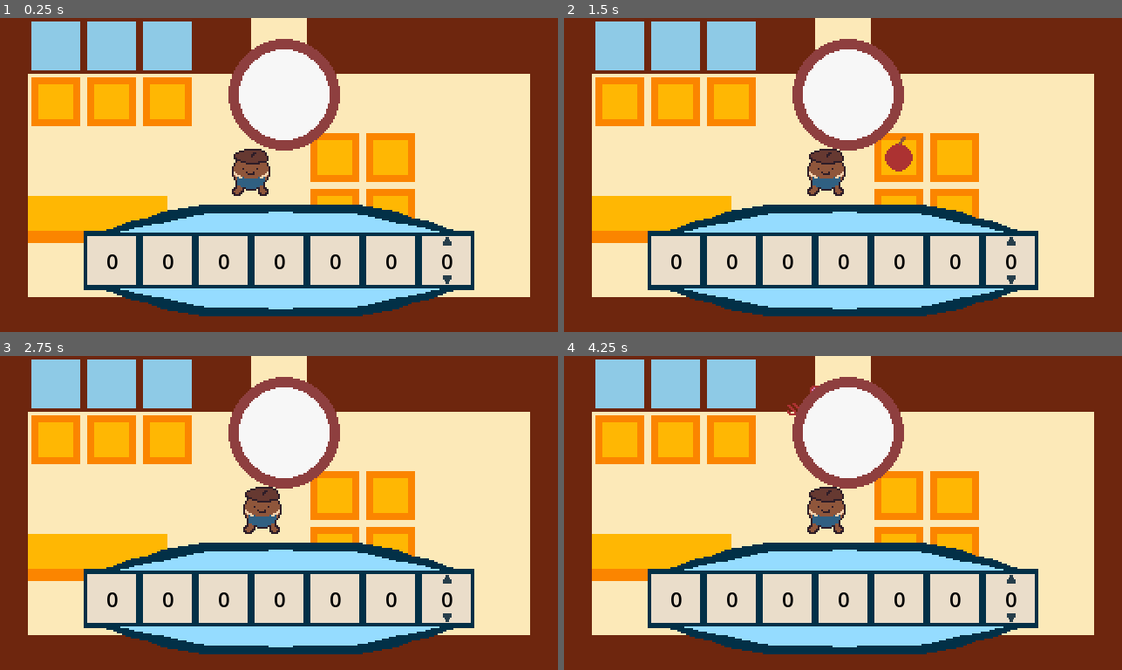
Above: before the commit, frames 1-4 (two rows, left to right).
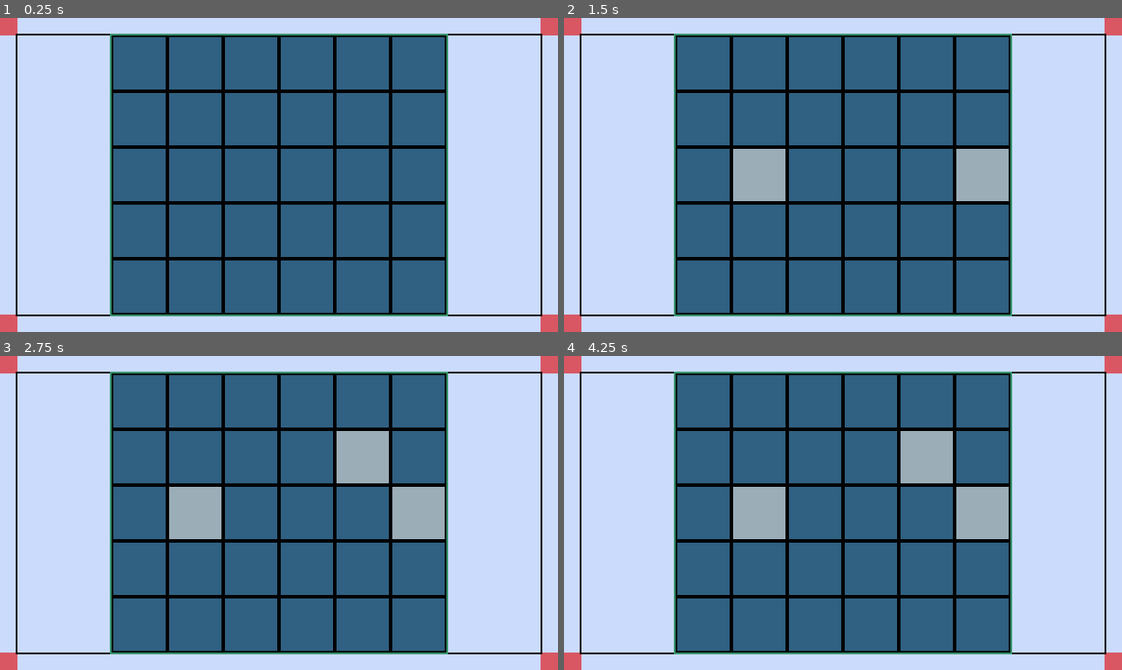
Above: after the commit, the same moments.

Repository: MatthewMa929/The-Devil-s-Shopkeeper
Game: Godot game, scene res://Game/main.tscn
Same seed, same stepped clock (60 frames per second), same inputs: the game is played once before the commit and once after it.
Inputs (mouse positions are in pixels of both pictures, inside the frame that each line leads up to):
- Up to frame 1 (0.25 s): no input
- Up to frame 2 (1.5 s): tap Enter at 0.5 s; move the mouse to (965, 159) at 0.52 s; hold D (Right) 0.53-1.28 s; tap Space (Continue) at 0.6, 1.25 s; click (965, 159) at 0.8 s; move the mouse to (731, 190) at 1.27 s; hold Shift (Back) from 1.28 s (still down); click (731, 190) at 1.35 s
- Up to frame 3 (2.75 s): tap Space (Continue) at 1.55, 2 s; move the mouse to (334, 443) at 2.02 s; release Shift (Back) at 2.03 s; hold D (Right) from 2.03 s (still down); tap P (Change State) at 2.1 s; click (334, 443) at 2.3 s
- Up to frame 4 (4.25 s): tap Space (Continue) at 2.75, 2.85, 3.5 s; move the mouse to (815, 575) at 2.77 s; release D (Right) at 2.78 s; hold W (Up) 2.78-3.53 s; move the mouse to (1010, 560) at 3.52 s; hold A (Left) from 3.53 s (still down); click (1010, 560) at 3.6 s; tap C (Cheat) at 4.15 s

The runs differ from the first frame. In frame 1, 100% of the frame differs, in the area x 0-100%, y 0-100%; in frame 2, 100%; in frame 3, 100%; in frame 4, 100%.

Commit message:
Minigame

Diff:
--- a/Game/NegotiateScreen.gd
+++ b/Game/NegotiateScreen.gd
@@ -15,7 +15,7 @@
 var negotiated_price = 0
 var focused_item = null
 
-signal item_sold(item)
+signal item_sold(item, cost)
 
 func _ready():
 	for i in range(Global.max_digits):
@@ -101,7 +101,7 @@
 func negotiation(item): #STATE ALRDY SET TO NEGOTIATE, BASE IS YOU OFFER PRICE, NEXT GUY OFFERS PRICE
 	display_item(item)
 	if Input.is_action_just_pressed("Continue") && item.cost < negotiated_price:
-		emit_signal("item_sold", item)
+		emit_signal("item_sold", item, negotiated_price)
 
 func _on_shop_inventory_display_item(item):
 	sell_queue.append(item)
--- a/Game/main.gd
+++ b/Game/main.gd
@@ -11,7 +11,15 @@
 @onready var action_manager = $ActionManager
 @onready var ui = $UI
 @onready var audio_manager = $AudioManager
+@onready var background = $Background
+@onready var minigame = preload("res://Minigame/minigame.tscn").instantiate()
+@onready var current_scene = self
 
 func _ready(): #THE ONLY READY
 	map_manager.set_up_shop()
 	action_manager.set_up()
+	add_child(minigame)
+	remove_child(get_node("MapManager"))
+	remove_child(get_node("UI"))
+	remove_child(get_node("Background"))
+	remove_child(get_node("ActionManager"))
--- a/Game/shop_inventory.gd
+++ b/Game/shop_inventory.gd
@@ -146,7 +146,10 @@
 				shopping_list.append(j)
 				#print(stand_items[j])
 				continue
-	emit_signal("display_item", stand_arr[shopping_list[0]].item)
+	if shopping_list.size() > 0:
+		emit_signal("display_item", stand_arr[shopping_list[0]].item)
+	else:
+		Global.state = "MOVE"
 
 func calc_item_buy_chance(item, customer, highlighted):
 	var start_chance = 1.0
@@ -175,7 +178,10 @@
 func _on_npc_manager_request_items(customer_arr):
 	create_shopping_list(customer_arr)
 
-func _on_negotiate_screen_item_sold(item):
-	shopping_list_ptr += 1
-	emit_signal("display_item", stand_arr[shopping_list[shopping_list_ptr]].item)
+func _on_negotiate_screen_item_sold(item, cost):
 	print("SOLD")
+	if shopping_list.size() > shopping_list_ptr+1:
+		shopping_list_ptr += 1
+		emit_signal("display_item", stand_arr[shopping_list[shopping_list_ptr]].item)
+	else:
+		print("DONE")
--- a/Game/ui.gd
+++ b/Game/ui.gd
@@ -1,9 +1,14 @@
 extends Control
 
 @onready var negotiate_screen = $NegotiateScreen
+@onready var coins_text = $Icons/CoinsText
 
 var negotiation_queue = []
 
 func negotiate():
 	negotiate_screen.visible = true
 	negotiation_queue.pop()
+
+
+func _on_shop_inventory_item_sold(item, cost):
+	coins_text -= cost
--- a/Game/ui.tscn
+++ b/Game/ui.tscn
@@ -13,3 +13,15 @@
 script = ExtResource("1_a25hi")
 
 [node name="NegotiateScreen" parent="." instance=ExtResource("2_3nrgh")]
+
+[node name="Icons" type="Control" parent="."]
+anchors_preset = 0
+offset_right = 40.0
+offset_bottom = 40.0
+
+[node name="CoinsText" type="RichTextLabel" parent="Icons"]
+layout_mode = 0
+offset_left = 280.0
+offset_right = 320.0
+offset_bottom = 40.0
+text = "2000"
--- a/Items/Apple.tres
+++ b/Items/Apple.tres
@@ -1,7 +1,7 @@
 [gd_resource type="Resource" script_class="Item" load_steps=3 format=3 uid="uid://bcipwcpke05fv"]
 
 [ext_resource type="Script" path="res://Items/ItemScript/Item.gd" id="1_cbvbg"]
-[ext_resource type="Texture2D" uid="uid://btpics1i82y6b" path="res://Sprites/Apple.png" id="2_iij0y"]
+[ext_resource type="Texture2D" uid="uid://btpics1i82y6b" path="res://Sprites/Items/Apple.png" id="2_iij0y"]
 
 [resource]
 script = ExtResource("1_cbvbg")
--- a/Items/Sword.tres
+++ b/Items/Sword.tres
@@ -1,7 +1,7 @@
 [gd_resource type="Resource" script_class="Item" load_steps=3 format=3 uid="uid://0rilrnh37du8"]
 
 [ext_resource type="Script" path="res://Items/ItemScript/Item.gd" id="1_tyxhe"]
-[ext_resource type="Texture2D" uid="uid://dxwo7d3wfwbvr" path="res://Sprites/sword.png" id="2_x0qnq"]
+[ext_resource type="Texture2D" uid="uid://dxwo7d3wfwbvr" path="res://Sprites/Items/sword.png" id="2_x0qnq"]
 
 [resource]
 script = ExtResource("1_tyxhe")
--- /dev/null
+++ b/Minigame/Minigame.gd
@@ -0,0 +1,20 @@
+extends Node2D
+
+@onready var tilemap = $TileMap
+@onready var y_offset = 10
+@onready var cell_size = 32
+
+func _ready():
+	pass
+	#create_stage()
+
+func _process(delta):
+	if Input.is_action_just_pressed("Left Click"):
+		var mouse_vectori = create_vectori(get_global_mouse_position())
+		if tilemap.get_cell_atlas_coords(0, mouse_vectori) == Vector2i(1, 0):
+			tilemap.set_cell(0, mouse_vectori, 0, Vector2i(0, 0))
+
+func create_vectori(vector):
+	if vector.y < y_offset:
+		return Vector2i(-1, -1)
+	return Vector2i(vector.x/cell_size, (vector.y-y_offset)/cell_size)
--- /dev/null
+++ b/Minigame/minigame.tscn
@@ -0,0 +1,28 @@
+[gd_scene load_steps=6 format=3 uid="uid://kbi65swgdc7l"]
+
+[ext_resource type="Script" path="res://Minigame/Minigame.gd" id="1_ojpbm"]
+[ext_resource type="Texture2D" uid="uid://cjjbwbbk1itdy" path="res://Sprites/Minigame Sprites/Background.png" id="2_ja0f8"]
+[ext_resource type="Texture2D" uid="uid://bwnd781hcnqp0" path="res://Sprites/Minigame Sprites/Mtilemap.png" id="3_lc78r"]
+
+[sub_resource type="TileSetAtlasSource" id="TileSetAtlasSource_7q0hg"]
+texture = ExtResource("3_lc78r")
+texture_region_size = Vector2i(32, 32)
+0:0/0 = 0
+1:0/0 = 0
+
+[sub_resource type="TileSet" id="TileSet_i2ir5"]
+tile_size = Vector2i(32, 32)
+sources/0 = SubResource("TileSetAtlasSource_7q0hg")
+
+[node name="Minigame" type="Node2D"]
+script = ExtResource("1_ojpbm")
+
+[node name="Background" type="Sprite2D" parent="."]
+texture = ExtResource("2_ja0f8")
+centered = false
+
+[node name="TileMap" type="TileMap" parent="."]
+position = Vector2(0, 10)
+tile_set = SubResource("TileSet_i2ir5")
+format = 2
+layer_0/tile_data = PackedInt32Array(2, 65536, 0, 65538, 65536, 0, 131074, 65536, 0, 196610, 65536, 0, 196611, 65536, 0, 262147, 65536, 0, 262146, 65536, 0, 262148, 65536, 0, 262149, 65536, 0, 262150, 65536, 0, 196614, 65536, 0, 196615, 65536, 0, 262151, 65536, 0, 196613, 65536, 0, 196612, 65536, 0, 131076, 65536, 0, 131075, 65536, 0, 65539, 65536, 0, 3, 65536, 0, 4, 65536, 0, 65540, 65536, 0, 65541, 65536, 0, 131077, 65536, 0, 5, 65536, 0, 6, 65536, 0, 65542, 65536, 0, 131078, 65536, 0, 131079, 65536, 0, 65543, 65536, 0, 7, 65536, 0)
--- a/NPCs/npc_manager.gd
+++ b/NPCs/npc_manager.gd
@@ -17,6 +17,7 @@
 func _process(delta):
 	if Input.is_action_pressed("Cheat") && customer_arr.size() < max_customer_amt: #Global.state == "SELL" &&
 		fill_customer_arr() #CHANGE
+		Global.state = "NEGOTIATE"
 
 func set_up():
 	Global.nullNPC = resource_preloader.get_resource("NullNPC")
--- a/Game/global.gd
+++ b/global.gd
@@ -1,7 +1,7 @@
 extends Node
 
 #States are MOVE, INVENTORY, BUY, SELL, NEGOTIATE
-@onready var state_arr = ["MOVE", "INVENTORY", "BUY", "SELL", "NEGOTIATE"]
+@onready var state_arr = ["MOVE", "INVENTORY", "BUY", "SELL", "NEGOTIATE", "SEARCH"]
 @onready var max_price = 100000
 @onready var max_digits = 6
 @onready var reputation = 20
--- a/project.godot
+++ b/project.godot
@@ -17,7 +17,7 @@
 
 [autoload]
 
-Global="*res://Game/global.gd"
+Global="*res://global.gd"
 
 [display]
 
@@ -73,6 +73,11 @@
 "events": [Object(InputEventKey,"resource_local_to_scene":false,"resource_name":"","device":-1,"window_id":0,"alt_pressed":false,"shift_pressed":false,"ctrl_pressed":false,"meta_pressed":false,"pressed":false,"keycode":0,"physical_keycode":67,"key_label":0,"unicode":99,"echo":false,"script":null)
 ]
 }
+"Left Click"={
+"deadzone": 0.5,
+"events": [Object(InputEventMouseButton,"resource_local_to_scene":false,"resource_name":"","device":-1,"window_id":0,"alt_pressed":false,"shift_pressed":false,"ctrl_pressed":false,"meta_pressed":false,"button_mask":0,"position":Vector2(0, 0),"global_position":Vector2(0, 0),"factor":1.0,"button_index":1,"canceled":false,"pressed":false,"double_click":false,"script":null)
+]
+}
 
 [rendering]
 
Renamed: Sprites/Apple.png -> Sprites/Items/Apple.png
Not shown, added: Sprites/Items/Apple.png.import
Renamed: Sprites/sword.png -> Sprites/Items/sword.png
Not shown, added: Sprites/Items/sword.png.import
Binary file added: Sprites/Minigame Sprites/Background.png
Not shown, changed: Sprites/Minigame Sprites/Background.png.import
Binary file added: Sprites/Minigame Sprites/Mtilemap.png
Not shown, added: Sprites/Minigame Sprites/Mtilemap.png.import
Binary file added: Sprites/Minigame Sprites/OverCard.png
Not shown, added: Sprites/Minigame Sprites/OverCard.png.import
Binary file added: Sprites/Minigame Sprites/UnderCard.png
Not shown, changed: Sprites/Minigame Sprites/UnderCard.png.import
